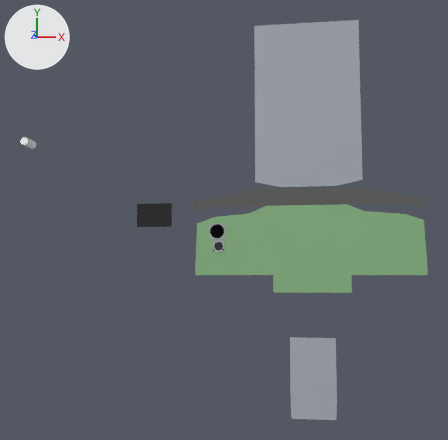
Renders of the Blender file Model/new_interior.blend from each side of a commit.
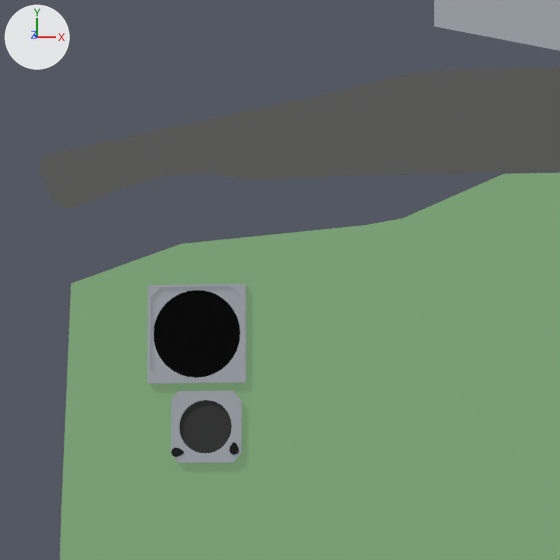
The first picture shows the older version from a camera (50 mm lens) standing at (0.05, -0.65, 6.18) and looking at (-0.83, -0.01, -0.01). The close-ups show both versions on the part from 41% to 61% of the width and 40% to 61% of the height of that picture; other places that the commit changed are outside them. The axes (+X, +Y, +Z) are drawn at upper left. The lights are the same throughout.

Objects in the first close-up: 'Backplane', 'MCP', 'Overhead', 'cpt_airspeed', 'cpt_airspeed_face', 'cpt_compass', 'cpt_compass_face'.
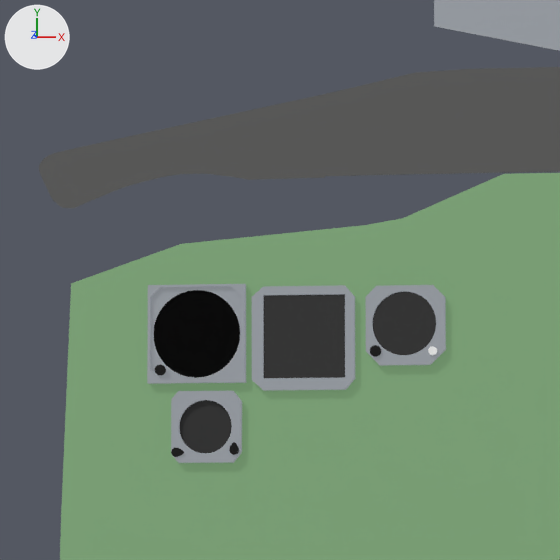
Pixel boxes [x1, y1, x2, y2] of what changed, in the close-ups (560 x 560 px):
'cpt_pfd_frame', added
    after: [252, 285, 355, 391]
    faces in mat_cpt_pfd (black #000000): [264, 294, 345, 378]
    faces in mat_cpt_pfd_frame (grey #72767b): [252, 285, 355, 391]
'cpt_altimeter_face', added (black)
    after: [373, 292, 436, 355]
'cpt_altimeter_frame', added
    after: [365, 285, 446, 366]
'cpt_altimeter_baro_knob', added
    after: [370, 345, 381, 357]
'cpt_ap_airspeed_knob', added
    after: [155, 365, 166, 375]
'cpt_altimeter_bug_knob', added
    after: [428, 346, 437, 355]

What the commit changed:
Material 'knob_white' (mat_knob_white) is new.
Its base color is (0.8, 0.8, 0.8) (white #e7e7e7).
Material '$CPT_ALTIMETER' (mat_cpt_altimeter) is new.
Its base color is (0.0, 0.0, 0.0) (black #000000).
Its roughness is 0.15.
Its specular ior level is 0.85.
Material 'cpt_altimeter_frame' (mat_cpt_altimeter_frame) is new.
Its base color is (0.168, 0.181, 0.198) (grey #72767b).
Its metallic is 0.5.
Its roughness is 0.85.
Its specular ior level is 0.25.
Its sheen weight is 0.03.
Its emission color is (0.168, 0.181, 0.198) (grey #72767b).
Its emission strength is 1.0.
Material 'cpt_pfd_frame' (mat_cpt_pfd_frame) is new.
Its base color is (0.168, 0.181, 0.198) (grey #72767b).
Its metallic is 0.5.
Its roughness is 0.85.
Its specular ior level is 0.25.
Its sheen weight is 0.03.
Its emission color is (0.168, 0.181, 0.198) (grey #72767b).
Its emission strength is 1.0.
Material '$CPT_PFD' (mat_cpt_pfd) is new.
Its base color is (0.0, 0.0, 0.0) (black #000000).
Its roughness is 0.2.
Its specular ior level is 0.85.
Material 'knob.003' (mat_knob_003) is new.
Its base color is (0.016, 0.016, 0.016) (black #222222).
Its metallic is 0.65.
Its roughness is 0.75.
Its specular ior level is 0.15.
Mesh me_cylinder_005 is new.
It is a 32-sided cylinder along z spanning x -0.024..0.024, y -0.024..0.024, z -0.01..0.01.
It uses material mat_knob_white (white #e7e7e7).
Mesh me_cylinder_004 is new.
It is a 32-sided cylinder along z spanning x -1.0..1.0, y -1.0..1.0, z -1.0..1.0.
It uses material mat_knob (black #222222).
Mesh me_plane_007 is new.
It has 32 vertices, 1 face and spans x -0.0525..0.0504, y -0.0487..0.0542, z 0.0.
It uses material mat_cpt_altimeter (black #000000).
Mesh me_cube_003 is new.
It has 84 vertices, 44 faces and spans x -0.075..0.075, y -0.075..0.075, z -0.075..0.075.
It uses material mat_cpt_altimeter_frame (grey #72767b).
Mesh me_cube_002 is new.
It has 36 vertices, 34 faces and spans x -0.0743..0.075, y -0.075..0.075, z -0.075..0.075.
Faces by material slot: [33, 1].
It uses material mat_cpt_pfd_frame (grey #72767b).
It uses material mat_cpt_pfd (black #000000).
Mesh me_cylinder_003 is new.
It is a 32-sided cylinder along z spanning x -0.1..0.1, y -0.1..0.1, z -0.05..0.05.
It uses material mat_knob_003 (black #222222).
Object 'cpt_altimeter_bug_knob' (ob_cpt_altimeter_bug_knob) is new; it shows me_cylinder_005.
Its location is (-0.511, -0.162, 0.018).
Its scale is (0.29, 0.29, 0.389).
Object 'cpt_altimeter_baro_knob' (ob_cpt_altimeter_baro_knob) is new; it shows me_cylinder_004.
Its location is (-0.603, -0.161, 0.018).
Its scale is (0.00902, 0.00902, 0.00368).
Object 'cpt_altimeter_face' (ob_cpt_altimeter_face) is new; it shows me_plane_007.
Its location is (-0.556, -0.119, 0.007).
Object 'cpt_altimeter_frame' (ob_cpt_altimeter_frame) is new; it shows me_cube_003.
Its location is (-0.556, -0.119, 0.008).
Its scale is (0.846, 0.846, 0.111).
Object 'cpt_pfd_frame' (ob_cpt_pfd_frame) is new; it shows me_cube_002.
Its location is (-0.721, -0.138, 0.007).
Its scale is (1.11, 1.11, 0.106).
Object 'cpt_ap_airspeed_knob' (ob_cpt_ap_airspeed_knob) is new; it shows me_cylinder_003.
Its location is (-0.951, -0.187, 0.018).
Its scale is (0.0854, 0.0854, 0.0664).
